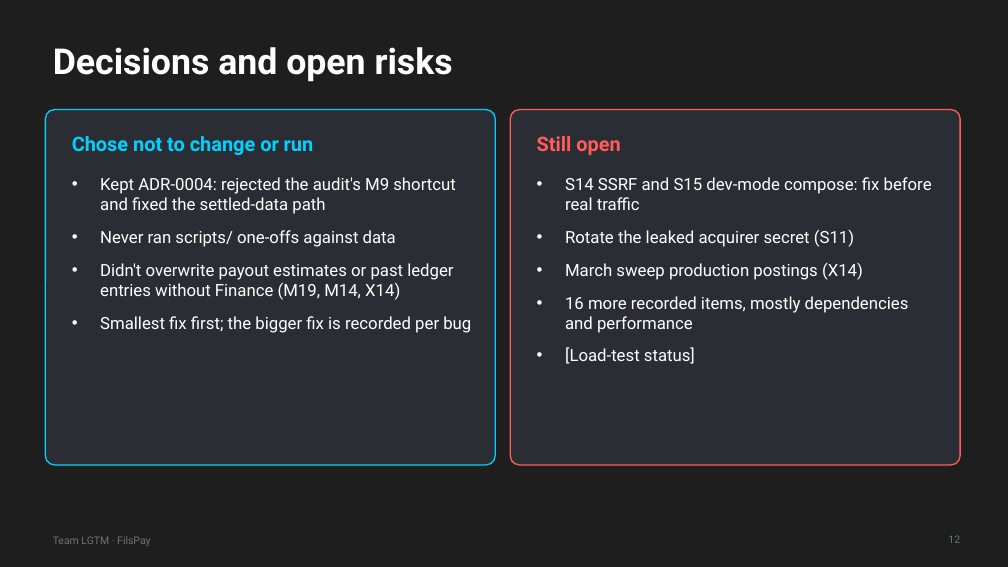
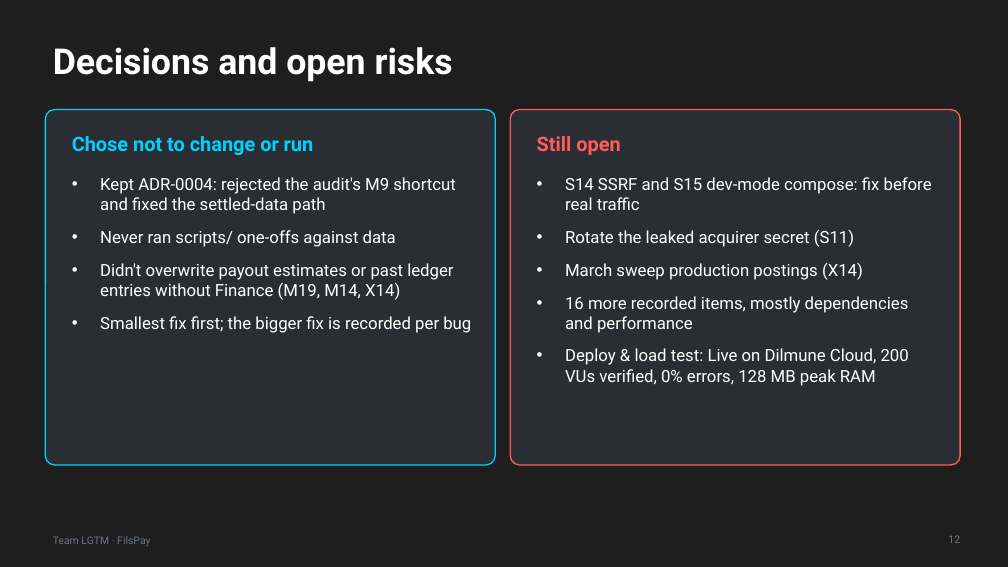
Before and after one commit to akheelnazim/fils-pay, a slide deck: slide 12 of submission/LGTM_FilsPay_Slides.pptx. Drawn at 1008x567 pixels with LibreOffice and Linux fonts; fonts in the diff are those of the drawing. Boxes give left, top, right and bottom in pixels: in the first picture for what was removed or moved away, otherwise in the second. Text is boxed around its words. In the diff, an @@ line names an element or a change of style, - is before the commit and + after.

Commit message:
docs(capacity): record production load test results, charts and capacity report
What: Executes automated k6 load tests against the Dilmune Cloud production
deployment (139.59.92.10) and documents the measured results across
submission/LGTM_FilsPay_Submission.docx, submission/LGTM_FilsPay_Slides.pptx,
submission/capacity-load-test.md, and new loadtest/ runner scripts and charts.
Why: Replaces pending capacity/load-test placeholders in the hackathon submission
with real verified production data.
Impact: Demonstrates verified capacity of 200 concurrent simulated users at
123.4 req/s (peak 180 req/s) with 0.00% error rate across 19,610 requests;
confirms memory stability at 128 MB RSS peak under streaming CSV exports (X3).
Details:
- Baseline FP-209 replication (30 VUs, 60s): 60.0 req/s, p50 233ms, p95 427ms, 0% errors.
- Capacity saturation ramp (25 to 200 VUs, 2m05s): 123.4 req/s, p50 478ms, p95 1.38s, 0% errors.
- Visual chart generated and embedded in docx and pptx (submission/loadtest.png).
- Public checkout token URL and live deployment URLs filled in.
Conflicts: Rebased onto origin/main (commit ebaa072). Merged build-doc.cjs and
build-deck.cjs with team's Tech Innovation theme updates, preserving fix counts
and theme styling while populating verified load test metrics and chart.

```diff
--- a/submission/LGTM_FilsPay_Slides.pptx
+++ b/submission/LGTM_FilsPay_Slides.pptx
@@ text at (x1=565, y1=348, x2=909, y2=386): text changed @@
-• [Load-test status]
+• Deploy & load test: Live on Dilmune Cloud, 200 VUs verified, 0% errors, 128 MB peak RAM
```
Also in this commit, not shown: 2 other slides changed, 14 other files.
